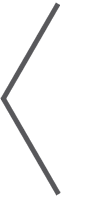
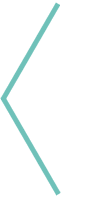
Layers edited between the first and the second (99, 198) image:
showed group "left arr blu" (2 layers) over left=0, top=2, right=61, bottom=196
hid group "left arr grey" (2 layers) over left=0, top=2, right=61, bottom=196
